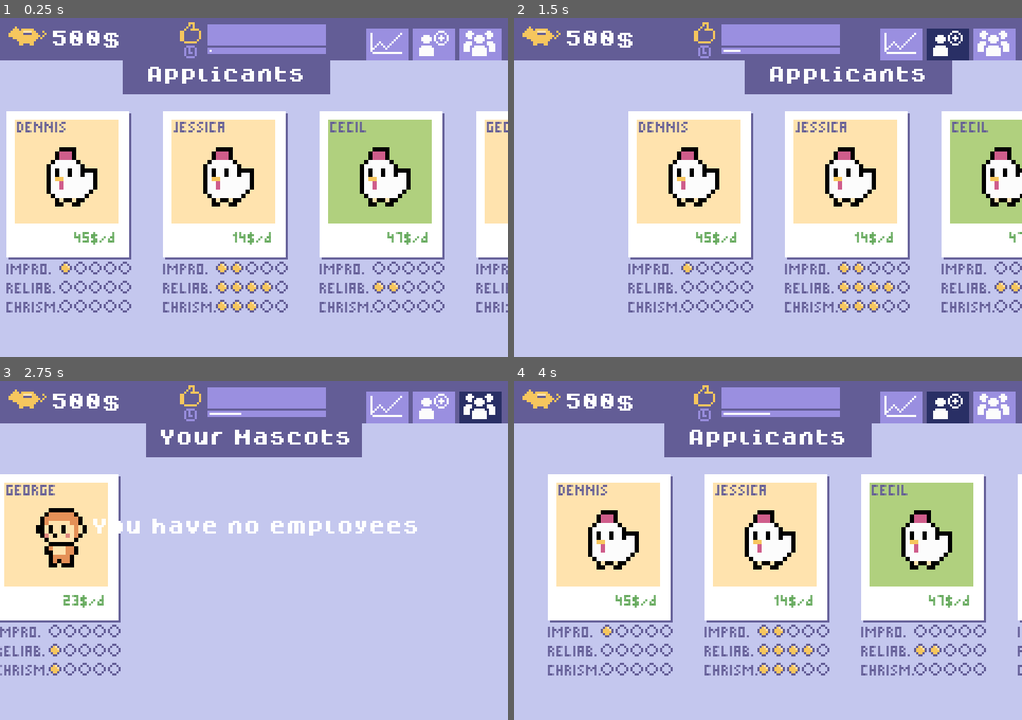
Above: before the commit, frames 1-4 (two rows, left to right).
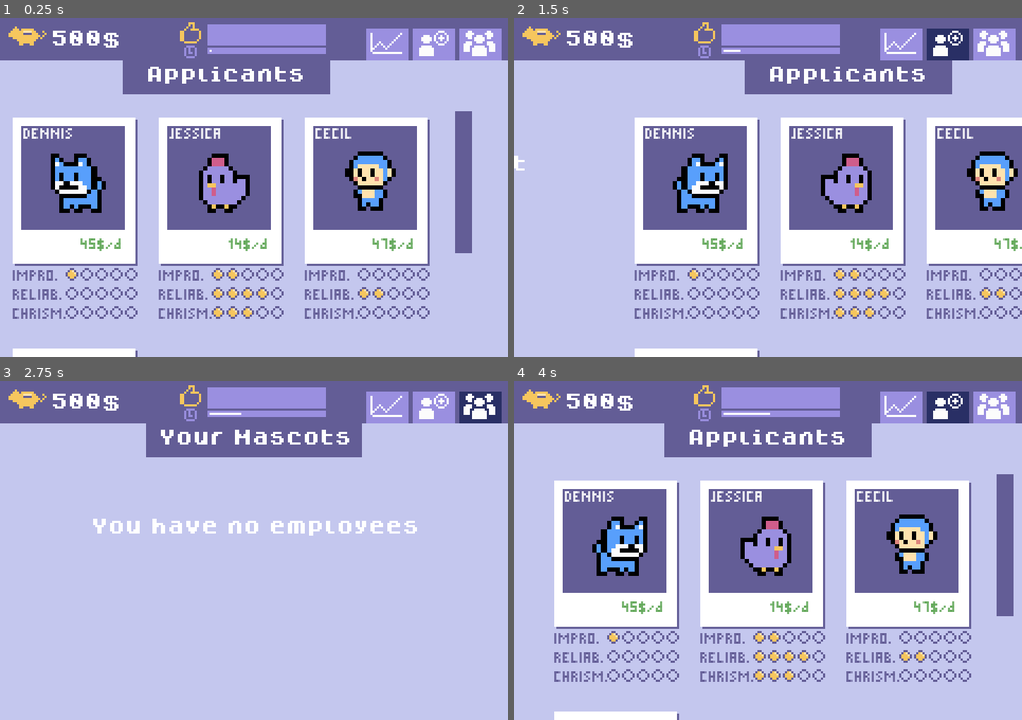
Above: after the commit, the same moments.

Repository: Milchreis/Mascot-Management
Game: Godot game, scene res://scenes/MainScene.tscn
Two runs of this game, one before a commit and one after it. Both use one fixed random seed, a clock stepped at 60 frames per second and the inputs below.
Inputs (mouse positions are in pixels of both pictures, inside the frame that each line leads up to):
- Up to frame 1 (0.25 s): no input
- Up to frame 2 (1.5 s): click (900, 45) at 0.5 s; click (945, 45) at 1.25 s
- Up to frame 3 (2.75 s): click (482, 408) at 2 s
- Up to frame 4 (4 s): click (900, 408) at 2.75 s; click (945, 408) at 3.5 s

The runs differ from the first frame. In frame 1, 38% of the frame differs, in the area x 1-100%, y 27-100%; in frame 2, 30%; in frame 3, 11%; in frame 4, 36%.

Commit message:
scrolling on applicants, more sprites, mouse follow, sounds

Diff:
--- a/scenes/Desk.tscn
+++ b/scenes/Desk.tscn
@@ -10,10 +10,7 @@
 
 [node name="Desk" type="Control"]
 margin_right = 240.0
-margin_bottom = 160.0
-__meta__ = {
-"_edit_lock_": true
-}
+margin_bottom = 20.0
 
 [node name="Appbar" type="ColorRect" parent="."]
 margin_right = 240.0
--- a/scenes/MainScene.tscn
+++ b/scenes/MainScene.tscn
@@ -17,6 +17,7 @@
 [ext_resource path="res://scripts/Stats.gd" type="Script" id=15]
 [ext_resource path="res://gfx/Scroll_theme.tres" type="Theme" id=16]
 [ext_resource path="res://sfx/click.wav" type="AudioStream" id=17]
+[ext_resource path="res://sfx/hire.wav" type="AudioStream" id=18]
 
 [node name="MainScene" type="Node2D"]
 script = ExtResource( 3 )
@@ -30,6 +31,271 @@
 margin_right = 1.0
 rect_min_size = Vector2( 240, 160 )
 color = Color( 0.768627, 0.780392, 0.933333, 1 )
+
+[node name="Areas" type="Node2D" parent="."]
+position = Vector2( -240, 0 )
+
+[node name="Stats" type="Control" parent="Areas"]
+margin_left = -240.0
+margin_top = 20.0
+margin_bottom = 160.0
+script = ExtResource( 15 )
+
+[node name="Header" type="ColorRect" parent="Areas/Stats"]
+anchor_left = 0.5
+anchor_right = 0.5
+margin_left = -49.0
+margin_right = 49.0
+margin_bottom = 16.0
+color = Color( 0.388235, 0.364706, 0.588235, 1 )
+
+[node name="Label" type="Label" parent="Areas/Stats/Header"]
+anchor_left = 0.5
+anchor_top = 0.5
+anchor_right = 0.5
+anchor_bottom = 0.5
+margin_left = -53.5
+margin_top = -5.5
+margin_right = 53.5
+margin_bottom = 5.5
+theme = ExtResource( 2 )
+text = "Statistics"
+align = 1
+
+[node name="noStats" type="Label" parent="Areas/Stats"]
+anchor_left = 0.5
+anchor_top = 0.5
+anchor_right = 0.5
+anchor_bottom = 0.5
+margin_left = -94.5
+margin_top = -25.5
+margin_right = 87.5
+margin_bottom = -14.5
+theme = ExtResource( 2 )
+text = "Stats not implemented yet"
+align = 1
+
+[node name="JobApplication" type="Control" parent="Areas"]
+margin_top = 20.0
+margin_right = 240.0
+margin_bottom = 160.0
+script = ExtResource( 5 )
+
+[node name="Header" type="ColorRect" parent="Areas/JobApplication"]
+anchor_left = 0.5
+anchor_right = 0.5
+margin_left = -49.0
+margin_right = 49.0
+margin_bottom = 16.0
+color = Color( 0.388235, 0.364706, 0.588235, 1 )
+
+[node name="Label" type="Label" parent="Areas/JobApplication/Header"]
+anchor_left = 0.5
+anchor_top = 0.5
+anchor_right = 0.5
+anchor_bottom = 0.5
+margin_left = -53.5
+margin_top = -5.5
+margin_right = 53.5
+margin_bottom = 5.5
+theme = ExtResource( 2 )
+text = "Applicants"
+align = 1
+
+[node name="HirePlayer" type="AudioStreamPlayer" parent="Areas/JobApplication"]
+stream = ExtResource( 18 )
+volume_db = -7.828
+
+[node name="PolaroidSelector" type="ScrollContainer" parent="Areas/JobApplication"]
+anchor_left = 0.5
+anchor_right = 0.5
+margin_left = -104.0
+margin_top = 24.0
+margin_right = 116.0
+margin_bottom = 144.0
+rect_min_size = Vector2( 220, 120 )
+theme = ExtResource( 16 )
+
+[node name="GridContainer" type="GridContainer" parent="Areas/JobApplication/PolaroidSelector"]
+margin_right = 220.0
+margin_bottom = 120.0
+size_flags_horizontal = 3
+size_flags_vertical = 3
+columns = 3
+
+[node name="Inventory" type="Control" parent="Areas"]
+margin_left = 240.0
+margin_top = 20.0
+margin_right = 480.0
+margin_bottom = 160.0
+script = ExtResource( 7 )
+
+[node name="Header" type="ColorRect" parent="Areas/Inventory"]
+anchor_left = 0.5
+anchor_right = 0.5
+margin_left = -51.0
+margin_right = 51.0
+margin_bottom = 16.0
+size_flags_horizontal = 3
+color = Color( 0.388235, 0.364706, 0.588235, 1 )
+
+[node name="Label" type="Label" parent="Areas/Inventory/Header"]
+anchor_left = 0.5
+anchor_top = 0.5
+anchor_right = 0.5
+anchor_bottom = 0.5
+margin_left = -45.5
+margin_top = -5.5
+margin_right = 45.5
+margin_bottom = 5.5
+theme = ExtResource( 2 )
+text = "Your Mascots"
+align = 1
+
+[node name="noEmployees" type="Label" parent="Areas/Inventory"]
+anchor_left = 0.5
+anchor_top = 0.5
+anchor_right = 0.5
+anchor_bottom = 0.5
+margin_left = -77.5
+margin_top = -25.5
+margin_right = 77.5
+margin_bottom = -14.5
+theme = ExtResource( 2 )
+text = "You have no employees"
+align = 1
+
+[node name="PolaroidList" type="ScrollContainer" parent="Areas/Inventory"]
+anchor_left = 0.5
+anchor_right = 0.5
+margin_left = -110.0
+margin_top = 21.0
+margin_right = 110.0
+margin_bottom = 141.0
+rect_min_size = Vector2( 220, 120 )
+theme = ExtResource( 16 )
+
+[node name="GridContainer" type="GridContainer" parent="Areas/Inventory/PolaroidList"]
+margin_right = 220.0
+margin_bottom = 120.0
+size_flags_horizontal = 3
+size_flags_vertical = 3
+columns = 3
+
+[node name="MascotDetails" type="Control" parent="Areas"]
+margin_left = 480.0
+margin_top = 20.0
+margin_right = 720.0
+margin_bottom = 160.0
+script = ExtResource( 9 )
+
+[node name="LeftSideBackground" type="ColorRect" parent="Areas/MascotDetails"]
+margin_right = 78.0
+margin_bottom = 140.0
+color = Color( 0.603922, 0.560784, 0.878431, 1 )
+
+[node name="Header" type="ColorRect" parent="Areas/MascotDetails"]
+anchor_left = 0.5
+anchor_right = 0.5
+margin_left = -38.0
+margin_right = 38.0
+margin_bottom = 16.0
+color = Color( 1, 1, 1, 0 )
+
+[node name="AtWorkLabel" type="Label" parent="Areas/MascotDetails"]
+anchor_left = 0.5
+anchor_top = 0.5
+anchor_right = 0.5
+anchor_bottom = 0.5
+margin_left = -37.5
+margin_top = -63.5
+margin_right = 53.5
+margin_bottom = -52.5
+theme = ExtResource( 2 )
+custom_colors/font_color = Color( 0.388235, 0.364706, 0.588235, 1 )
+text = "Is at work..."
+
+[node name="AtTrainingLabel" type="Label" parent="Areas/MascotDetails"]
+anchor_left = 0.5
+anchor_top = 0.5
+anchor_right = 0.5
+anchor_bottom = 0.5
+margin_left = -37.5
+margin_top = -63.5
+margin_right = 53.5
+margin_bottom = -52.5
+theme = ExtResource( 2 )
+custom_colors/font_color = Color( 0.388235, 0.364706, 0.588235, 1 )
+text = "in a further training"
+
+[node name="Train" type="Button" parent="Areas/MascotDetails"]
+margin_left = 82.0
+margin_top = 3.0
+margin_right = 141.0
+margin_bottom = 17.0
+theme = ExtResource( 6 )
+text = "Training"
+
+[node name="Fire" type="Button" parent="Areas/MascotDetails"]
+margin_left = 146.0
+margin_top = 3.0
+margin_right = 205.0
+margin_bottom = 17.0
+theme = ExtResource( 8 )
+text = "Fire!"
+align = 0
+
+[node name="ClientSatisfaction" type="Control" parent="Areas/MascotDetails"]
+anchor_left = 0.5
+anchor_right = 0.5
+margin_left = -110.0
+margin_top = 103.0
+margin_right = -40.0
+margin_bottom = 125.0
+
+[node name="Background" type="ColorRect" parent="Areas/MascotDetails/ClientSatisfaction"]
+anchor_left = 0.5
+anchor_right = 0.5
+margin_left = -22.0
+margin_top = 6.0
+margin_right = 24.0
+margin_bottom = 16.0
+color = Color( 0.388235, 0.364706, 0.588235, 1 )
+__meta__ = {
+"_edit_lock_": true
+}
+
+[node name="Sprite" type="Sprite" parent="Areas/MascotDetails/ClientSatisfaction/Background"]
+modulate = Color( 0.388235, 0.364706, 0.588235, 1 )
+position = Vector2( -8, 4 )
+texture = ExtResource( 12 )
+
+[node name="Progess" type="TextureProgress" parent="Areas/MascotDetails/ClientSatisfaction/Background"]
+anchor_left = 0.5
+anchor_right = 0.5
+margin_left = -22.0
+margin_top = 1.0
+margin_right = 22.0
+margin_bottom = 9.0
+max_value = 1.0
+step = 0.1
+texture_progress = ExtResource( 10 )
+nine_patch_stretch = true
+
+[node name="Events" type="ScrollContainer" parent="Areas/MascotDetails"]
+margin_left = 82.0
+margin_top = 21.0
+margin_right = 239.0
+margin_bottom = 141.0
+rect_min_size = Vector2( 130, 113 )
+theme = ExtResource( 16 )
+scroll_horizontal_enabled = false
+
+[node name="Wrapper" type="VBoxContainer" parent="Areas/MascotDetails/Events"]
+margin_right = 157.0
+margin_bottom = 120.0
+size_flags_horizontal = 3
+size_flags_vertical = 3
 
 [node name="Desk" parent="." instance=ExtResource( 1 )]
 script = ExtResource( 4 )
@@ -66,247 +332,10 @@
 icon = ExtResource( 13 )
 icon_align = 1
 
-[node name="Areas" type="Node2D" parent="."]
-position = Vector2( -240, 0 )
-
-[node name="Stats" type="Control" parent="Areas"]
-margin_left = -240.0
-margin_top = 20.0
-margin_bottom = 160.0
-script = ExtResource( 15 )
-
-[node name="Header" type="ColorRect" parent="Areas/Stats"]
-anchor_left = 0.5
-anchor_right = 0.5
-margin_left = -49.0
-margin_right = 49.0
-margin_bottom = 16.0
-color = Color( 0.388235, 0.364706, 0.588235, 1 )
-
-[node name="Label" type="Label" parent="Areas/Stats/Header"]
-anchor_left = 0.5
-anchor_top = 0.5
-anchor_right = 0.5
-anchor_bottom = 0.5
-margin_left = -53.5
-margin_top = -5.5
-margin_right = 53.5
-margin_bottom = 5.5
-theme = ExtResource( 2 )
-text = "Statistics"
-align = 1
-
-[node name="PolaroidSelector" type="Node2D" parent="Areas/Stats"]
-position = Vector2( 16, 24 )
-
-[node name="JobApplication" type="Control" parent="Areas"]
-margin_top = 20.0
-margin_right = 240.0
-margin_bottom = 160.0
-script = ExtResource( 5 )
-
-[node name="Header" type="ColorRect" parent="Areas/JobApplication"]
-anchor_left = 0.5
-anchor_right = 0.5
-margin_left = -49.0
-margin_right = 49.0
-margin_bottom = 16.0
-color = Color( 0.388235, 0.364706, 0.588235, 1 )
-
-[node name="Label" type="Label" parent="Areas/JobApplication/Header"]
-anchor_left = 0.5
-anchor_top = 0.5
-anchor_right = 0.5
-anchor_bottom = 0.5
-margin_left = -53.5
-margin_top = -5.5
-margin_right = 53.5
-margin_bottom = 5.5
-theme = ExtResource( 2 )
-text = "Applicants"
-align = 1
-
-[node name="PolaroidSelector" type="Node2D" parent="Areas/JobApplication"]
-position = Vector2( 16, 24 )
-
-[node name="Inventory" type="Control" parent="Areas"]
-margin_left = 240.0
-margin_top = 20.0
-margin_right = 480.0
-margin_bottom = 160.0
-script = ExtResource( 7 )
-
-[node name="Header" type="ColorRect" parent="Areas/Inventory"]
-anchor_left = 0.5
-anchor_right = 0.5
-margin_left = -51.0
-margin_right = 51.0
-margin_bottom = 16.0
-size_flags_horizontal = 3
-color = Color( 0.388235, 0.364706, 0.588235, 1 )
-
-[node name="Label" type="Label" parent="Areas/Inventory/Header"]
-anchor_left = 0.5
-anchor_top = 0.5
-anchor_right = 0.5
-anchor_bottom = 0.5
-margin_left = -45.5
-margin_top = -5.5
-margin_right = 45.5
-margin_bottom = 5.5
-theme = ExtResource( 2 )
-text = "Your Mascots"
-align = 1
-
-[node name="noEmployees" type="Label" parent="Areas/Inventory"]
-anchor_left = 0.5
-anchor_top = 0.5
-anchor_right = 0.5
-anchor_bottom = 0.5
-margin_left = -77.5
-margin_top = -25.5
-margin_right = 77.5
-margin_bottom = -14.5
-theme = ExtResource( 2 )
-text = "You have no employees"
-align = 1
-
-[node name="PolaroidList" type="ScrollContainer" parent="Areas/Inventory"]
-anchor_left = 0.5
-anchor_right = 0.5
-margin_left = -110.0
-margin_top = 21.0
-margin_right = 110.0
-margin_bottom = 141.0
-rect_min_size = Vector2( 220, 120 )
-theme = ExtResource( 16 )
-
-[node name="GridContainer" type="GridContainer" parent="Areas/Inventory/PolaroidList"]
-margin_right = 220.0
-margin_bottom = 120.0
-size_flags_horizontal = 3
-size_flags_vertical = 3
-columns = 3
-
-[node name="MascotDetails" type="Control" parent="Areas"]
-margin_left = 480.0
-margin_top = 20.0
-margin_right = 720.0
-margin_bottom = 160.0
-script = ExtResource( 9 )
-
-[node name="LeftSideBackground" type="ColorRect" parent="Areas/MascotDetails"]
-margin_right = 78.0
-margin_bottom = 140.0
-color = Color( 0.603922, 0.560784, 0.878431, 1 )
-
-[node name="Header" type="ColorRect" parent="Areas/MascotDetails"]
-anchor_left = 0.5
-anchor_right = 0.5
-margin_left = -38.0
-margin_right = 38.0
-margin_bottom = 16.0
-color = Color( 1, 1, 1, 0 )
-
-[node name="AtWorkLabel" type="Label" parent="Areas/MascotDetails"]
-anchor_left = 0.5
-anchor_top = 0.5
-anchor_right = 0.5
-anchor_bottom = 0.5
-margin_left = -37.5
-margin_top = -63.5
-margin_right = 53.5
-margin_bottom = -52.5
-theme = ExtResource( 2 )
-custom_colors/font_color = Color( 0.388235, 0.364706, 0.588235, 1 )
-text = "Is at work..."
-
-[node name="AtTrainingLabel" type="Label" parent="Areas/MascotDetails"]
-anchor_left = 0.5
-anchor_top = 0.5
-anchor_right = 0.5
-anchor_bottom = 0.5
-margin_left = -37.5
-margin_top = -63.5
-margin_right = 53.5
-margin_bottom = -52.5
-theme = ExtResource( 2 )
-custom_colors/font_color = Color( 0.388235, 0.364706, 0.588235, 1 )
-text = "in a further training"
-
-[node name="Train" type="Button" parent="Areas/MascotDetails"]
-margin_left = 82.0
-margin_top = 3.0
-margin_right = 141.0
-margin_bottom = 17.0
-theme = ExtResource( 6 )
-text = "Training"
-
-[node name="Fire" type="Button" parent="Areas/MascotDetails"]
-margin_left = 146.0
-margin_top = 3.0
-margin_right = 205.0
-margin_bottom = 17.0
-theme = ExtResource( 8 )
-text = "Fire!"
-align = 0
-
-[node name="ClientSatisfaction" type="Control" parent="Areas/MascotDetails"]
-anchor_left = 0.5
-anchor_right = 0.5
-margin_left = -110.0
-margin_top = 103.0
-margin_right = -40.0
-margin_bottom = 125.0
-
-[node name="Background" type="ColorRect" parent="Areas/MascotDetails/ClientSatisfaction"]
-anchor_left = 0.5
-anchor_right = 0.5
-margin_left = -22.0
-margin_top = 6.0
-margin_right = 24.0
-margin_bottom = 16.0
-color = Color( 0.388235, 0.364706, 0.588235, 1 )
-__meta__ = {
-"_edit_lock_": true
-}
-
-[node name="Sprite" type="Sprite" parent="Areas/MascotDetails/ClientSatisfaction/Background"]
-modulate = Color( 0.388235, 0.364706, 0.588235, 1 )
-position = Vector2( -8, 4 )
-texture = ExtResource( 12 )
-
-[node name="Progess" type="TextureProgress" parent="Areas/MascotDetails/ClientSatisfaction/Background"]
-anchor_left = 0.5
-anchor_right = 0.5
-margin_left = -22.0
-margin_top = 1.0
-margin_right = 22.0
-margin_bottom = 9.0
-max_value = 1.0
-step = 0.1
-texture_progress = ExtResource( 10 )
-nine_patch_stretch = true
-
-[node name="Events" type="ScrollContainer" parent="Areas/MascotDetails"]
-margin_left = 82.0
-margin_top = 21.0
-margin_right = 239.0
-margin_bottom = 141.0
-rect_min_size = Vector2( 130, 113 )
-theme = ExtResource( 16 )
-scroll_horizontal_enabled = false
-
-[node name="Wrapper" type="VBoxContainer" parent="Areas/MascotDetails/Events"]
-margin_right = 157.0
-margin_bottom = 120.0
-size_flags_horizontal = 3
-size_flags_vertical = 3
-
-[connection signal="pressed" from="Desk/StatisticsBtn" to="." method="onOpenStatistics"]
-[connection signal="pressed" from="Desk/ApplicantsBtn" to="." method="onOpenJobApplication"]
-[connection signal="pressed" from="Desk/EmployeesBtn" to="." method="onOpenInventory"]
 [connection signal="select" from="Areas/Inventory" to="." method="onOpenMascotDetails"]
 [connection signal="close" from="Areas/MascotDetails" to="." method="onMascotFire"]
 [connection signal="pressed" from="Areas/MascotDetails/Train" to="Areas/MascotDetails" method="onTraining"]
 [connection signal="pressed" from="Areas/MascotDetails/Fire" to="Areas/MascotDetails" method="onFire"]
+[connection signal="pressed" from="Desk/StatisticsBtn" to="." method="onOpenStatistics"]
+[connection signal="pressed" from="Desk/ApplicantsBtn" to="." method="onOpenJobApplication"]
+[connection signal="pressed" from="Desk/EmployeesBtn" to="." method="onOpenInventory"]
--- a/scenes/Polaroid.tscn
+++ b/scenes/Polaroid.tscn
@@ -6,6 +6,39 @@
 [ext_resource path="res://gfx/clock.png" type="Texture" id=4]
 [ext_resource path="res://gfx/ill.png" type="Texture" id=5]
 
+[sub_resource type="StyleBoxEmpty" id=4]
+
+[sub_resource type="StyleBoxEmpty" id=5]
+
+[sub_resource type="StyleBoxEmpty" id=10]
+
+[sub_resource type="StyleBoxEmpty" id=7]
+
+[sub_resource type="StyleBoxEmpty" id=8]
+
+[sub_resource type="Theme" id=9]
+Button/styles/disabled = SubResource( 4 )
+Button/styles/focus = SubResource( 5 )
+Button/styles/hover = SubResource( 10 )
+Button/styles/normal = SubResource( 7 )
+Button/styles/pressed = SubResource( 8 )
+
+[sub_resource type="Animation" id=11]
+resource_name = "idle"
+length = 2.0
+tracks/0/type = "value"
+tracks/0/path = NodePath(".:region_rect")
+tracks/0/interp = 1
+tracks/0/loop_wrap = true
+tracks/0/imported = false
+tracks/0/enabled = true
+tracks/0/keys = {
+"times": PoolRealArray( 0, 1, 2 ),
+"transitions": PoolRealArray( 1, 1, 1 ),
+"update": 0,
+"values": [ Rect2( 0, 0, 0, 0 ), Rect2( 0, 0, 0, 10 ), Rect2( 0, 0, 0, 0 ) ]
+}
+
 [sub_resource type="DynamicFont" id=3]
 size = 6
 font_data = ExtResource( 3 )
@@ -14,82 +47,88 @@
 default_font = SubResource( 3 )
 
 [node name="Polaroid" type="Control"]
-margin_right = 59.0
-margin_bottom = 9.0
-rect_min_size = Vector2( 59, 70 )
-script = ExtResource( 1 )
-__meta__ = {
-"_edit_horizontal_guides_": [ 62.0 ],
-"_edit_lock_": true
-}
-
-[node name="hoverBg" type="ColorRect" parent="."]
-visible = false
 margin_left = -3.0
 margin_top = -3.0
 margin_right = 62.0
 margin_bottom = 102.0
+rect_min_size = Vector2( 65, 105 )
+theme = SubResource( 9 )
+script = ExtResource( 1 )
+__meta__ = {
+"_edit_lock_": true
+}
+
+[node name="hoverBg" type="ColorRect" parent="."]
+margin_right = 65.0
+margin_bottom = 105.0
 color = Color( 0.603922, 0.560784, 0.878431, 1 )
 
 [node name="bg" type="ColorRect" parent="."]
-margin_left = 1.0
-margin_top = 1.0
-margin_right = 59.0
-margin_bottom = 70.0
-color = Color( 0.403922, 0.384314, 0.603922, 1 )
-__meta__ = {
-"_edit_lock_": true
-}
-
-[node name="fg" type="ColorRect" parent="."]
-margin_right = 58.0
-margin_bottom = 69.0
-__meta__ = {
-"_edit_lock_": true
-}
-
-[node name="pic" type="ColorRect" parent="."]
 margin_left = 4.0
 margin_top = 4.0
-margin_right = 53.0
-margin_bottom = 53.0
+margin_right = 62.0
+margin_bottom = 73.0
+color = Color( 0.403922, 0.384314, 0.603922, 1 )
+__meta__ = {
+"_edit_lock_": true
+}
+
+[node name="fg" type="ColorRect" parent="."]
+margin_left = 3.0
+margin_top = 3.0
+margin_right = 61.0
+margin_bottom = 72.0
+__meta__ = {
+"_edit_lock_": true
+}
+
+[node name="pic" type="ColorRect" parent="."]
+margin_left = 7.0
+margin_top = 7.0
+margin_right = 56.0
+margin_bottom = 56.0
 color = Color( 0.690196, 0.815686, 0.494118, 1 )
 __meta__ = {
 "_edit_lock_": true
 }
+
+[node name="AnimationPlayer" type="AnimationPlayer" parent="pic"]
+root_node = NodePath("../Sprite")
+anims/idle = SubResource( 11 )
 
 [node name="Sprite" type="Sprite" parent="pic"]
 position = Vector2( 49, 49 )
 offset = Vector2( -22, -22 )
+region_rect = Rect2( 0, 0, 0, 10 )
 
 [node name="Busy" type="Sprite" parent="."]
 visible = false
 modulate = Color( 0.4, 0.666667, 0.364706, 1 )
-position = Vector2( 7, 59 )
+position = Vector2( 10, 62 )
 texture = ExtResource( 4 )
 
 [node name="Ill" type="Sprite" parent="."]
 visible = false
 modulate = Color( 0.811765, 0.364706, 0.545098, 1 )
-position = Vector2( 7, 58 )
+position = Vector2( 10, 61 )
 texture = ExtResource( 5 )
 
 [node name="DaysRemaining" type="Label" parent="."]
 visible = false
-margin_left = 11.0
-margin_top = 57.0
-margin_right = 21.0
-margin_bottom = 64.0
+margin_left = 14.0
+margin_top = 60.0
+margin_right = 24.0
+margin_bottom = 67.0
 theme = SubResource( 2 )
 custom_colors/font_color = Color( 0.396078, 0.658824, 0.360784, 1 )
 text = "3"
 clip_text = true
 
 [node name="salary" type="Label" parent="."]
-margin_left = 9.0
-margin_top = 57.0
-margin_right = 52.0
-margin_bottom = 65.0
+margin_left = 12.0
+margin_top = 60.0
+margin_right = 55.0
+margin_bottom = 68.0
 theme = SubResource( 2 )
 custom_colors/font_color = Color( 0.4, 0.666667, 0.364706, 1 )
 text = "500$"
@@ -99,21 +138,22 @@
 }
 
 [node name="name" type="Label" parent="."]
-margin_left = 5.0
-margin_top = 5.0
-margin_right = 54.0
-margin_bottom = 13.0
-theme = SubResource( 2 )
-custom_colors/font_color = Color( 0.388235, 0.364706, 0.588235, 1 )
+margin_left = 8.0
+margin_top = 8.0
+margin_right = 57.0
+margin_bottom = 16.0
+theme = SubResource( 2 )
+custom_colors/font_color = Color( 0.988235, 0.988235, 0.988235, 1 )
 text = "Name"
 clip_text = true
 
 [node name="StatsPanel" type="Control" parent="."]
 anchor_right = 1.0
 anchor_bottom = 1.0
-margin_top = 72.0
-margin_right = 1.0
-margin_bottom = 26.0
+margin_left = 3.0
+margin_top = 75.0
+margin_right = 4.0
+margin_bottom = 29.0
 __meta__ = {
 "_edit_lock_": true
 }
--- a/scripts/JobApplication.gd
+++ b/scripts/JobApplication.gd
@@ -9,29 +9,26 @@
 var lastHired = null
 
 func onOpen():
-	for i in range(0, applications.size()):
-		var polaroid = applications[i]
-		var gap = 15
-		polaroid.rect_position.x = i * (polaroid.rect_size.x + gap)
+	onClose()
+	for polaroid in applications:
 		polaroid.connect("select", self, "onHire")
-		$PolaroidSelector.add_child(polaroid)
+		$PolaroidSelector/GridContainer.add_child(polaroid)
 
 func onClose():
-	for polaroid in $PolaroidSelector.get_children():
+	for polaroid in $PolaroidSelector/GridContainer.get_children():
 		polaroid.disconnect("select", self, "onHire")
 
 func createPool(size=3) -> void:
 	for i in range(0, size):
-		var gap = 15
 		var polaroid = Polaroid.instance()
 		polaroid.mascot = createMascot()
-		polaroid.rect_position.x = i * (polaroid.rect_size.x + gap)
 		polaroid.connect("select", self, "onHire")
-		$PolaroidSelector.add_child(polaroid)
+		$PolaroidSelector/GridContainer.add_child(polaroid)
 		applications.append(polaroid)
 
 func onHire(mascot:Mascot):
 	print("hire ", mascot._to_string())
+	$HirePlayer.play()
 
 	model.employees.append(mascot)
 	for application in applications:
@@ -47,7 +44,7 @@
 	if lastHired == null: return
 
 	applications.erase(lastHired)
-	$PolaroidSelector.remove_child(lastHired)
+	$PolaroidSelector/GridContainer.remove_child(lastHired)
 	lastHired = null
 
 func createMascot() -> Mascot:
--- a/scripts/MainScene.gd
+++ b/scripts/MainScene.gd
@@ -7,6 +7,7 @@
 func _ready():
 	add_child(model)
 	model.connect("day_passed", $Desk, "onDayPassed")
+	model.connect("day_passed", self, "onDayPassed")
 
 	$Desk.model = model
 	$Areas/Stats.model = model
@@ -16,6 +17,9 @@
 
 	$Areas/JobApplication.createPool(4)
 	onOpenJobApplication()
+
+func onDayPassed():
+	$Areas/JobApplication.createPool(2)
 
 func _process(_delta):
 	$Desk/Appbar/ClientSatisfaction/Background/Progess.value = model.getClientSatisfaction()
--- a/scripts/Mascot.gd
+++ b/scripts/Mascot.gd
@@ -6,11 +6,29 @@
 var RandomNames = load("res://scripts/random_names.gd").new()
 var sprites = [
 	"res://gfx/mascots/ape1.png",
+	"res://gfx/mascots/ape2.png",
+	"res://gfx/mascots/ape3.png",
+	"res://gfx/mascots/ape4.png",
+	"res://gfx/mascots/ape5.png",
+	"res://gfx/mascots/ape6.png",
+	"res://gfx/mascots/ape7.png",
 	"res://gfx/mascots/dog1.png",
-	"res://gfx/mascots/chick1.png"
+	"res://gfx/mascots/dog2.png",
+	"res://gfx/mascots/dog3.png",
+	"res://gfx/mascots/dog4.png",
+	"res://gfx/mascots/dog5.png",
+	"res://gfx/mascots/dog6.png",
+	"res://gfx/mascots/dog7.png",
+	"res://gfx/mascots/chick1.png",
+	"res://gfx/mascots/chick2.png",
+	"res://gfx/mascots/chick3.png",
+	"res://gfx/mascots/chick4.png",
+	"res://gfx/mascots/chick5.png",
+	"res://gfx/mascots/chick6.png",
+	"res://gfx/mascots/chick7.png"
 ]
 
-var bg_colors = ["#7be1f6", "#ffe3ae", "#cdbbab", "#b0d07e", "#ffbae1"]
+var bg_colors = ["#635d96"]#["#b0d07e", "#7be1f6", "#ffe3ae", "#cdbbab", , "#ffbae1"]
 
 export var nickname:String = RandomNames.get_first_name()
 
--- a/scripts/Polaroid.gd
+++ b/scripts/Polaroid.gd
@@ -17,6 +17,7 @@
 	$salary.text = str(mascot.salaryPerDay) + "$/d"
 	$name.text = mascot.nickname.to_upper()
 	$pic.color = mascot.bgColor
+	$pic/AnimationPlayer.play("idle")
 
 	if showStats: $hoverBg.rect_size.y = 105
 	else: $hoverBg.rect_size.y = rect_min_size.y
@@ -31,21 +32,30 @@
 	$Busy.visible = mascot.in_training or mascot.isInEvent()
 	$DaysRemaining.visible = mascot.in_training or mascot.isInEvent()
 	$DaysRemaining.text = str(mascot.getRemainingDays())
+	$pic/Sprite.flip_h = get_global_mouse_position().x > $pic/Sprite.global_position.x
 	# todo
 	$Ill.visible = false
 
-	if showHover: $hoverBg.visible = get_global_rect().has_point(get_global_mouse_position())
+	if showHover:
+		$hoverBg.visible = isMouseOver(get_global_mouse_position())
 
 	if showStats:
 		setStats($StatsPanel/improPosition, mascot.improvisation)
 		setStats($StatsPanel/reliabPosition, mascot.reliable)
 		setStats($StatsPanel/charismaPosition, mascot.charisma)
 
-## temporary mouse input for hiring mascots
 func _input(event):
-	if event is InputEventMouseButton and get_global_rect().has_point(event.position):
+	if event is InputEventMouseButton and isMouseOver(event.position):
 		if event.button_index == BUTTON_LEFT:
+			print(get_parent().get_global_rect())
 			emit_signal("select", mascot)
+
+func isMouseOver(_position):
+	# it's a little hacky, but the InputEventMouseButton doesn't work with scroll together
+	# and the Polroid-scene as Button doesn't fire the signal on click.
+	var scrollAreaBeginY = 43
+	return (get_global_rect().has_point(_position)
+		and _position.y > scrollAreaBeginY)
 
 func createStats(positionNode, propertyValue):
 	for n in range(0, 5):
Binary file added: gfx/mascots/ape2.png
Not shown, added: gfx/mascots/ape2.png.import
Binary file added: gfx/mascots/ape3.png
Not shown, added: gfx/mascots/ape3.png.import
Binary file added: gfx/mascots/ape4.png
Not shown, added: gfx/mascots/ape4.png.import
Binary file added: gfx/mascots/ape5.png
Not shown, added: gfx/mascots/ape5.png.import
Binary file added: gfx/mascots/ape6.png
Not shown, added: gfx/mascots/ape6.png.import
Binary file added: gfx/mascots/ape7.png
Not shown, added: gfx/mascots/ape7.png.import
(and 28 more such lines)
